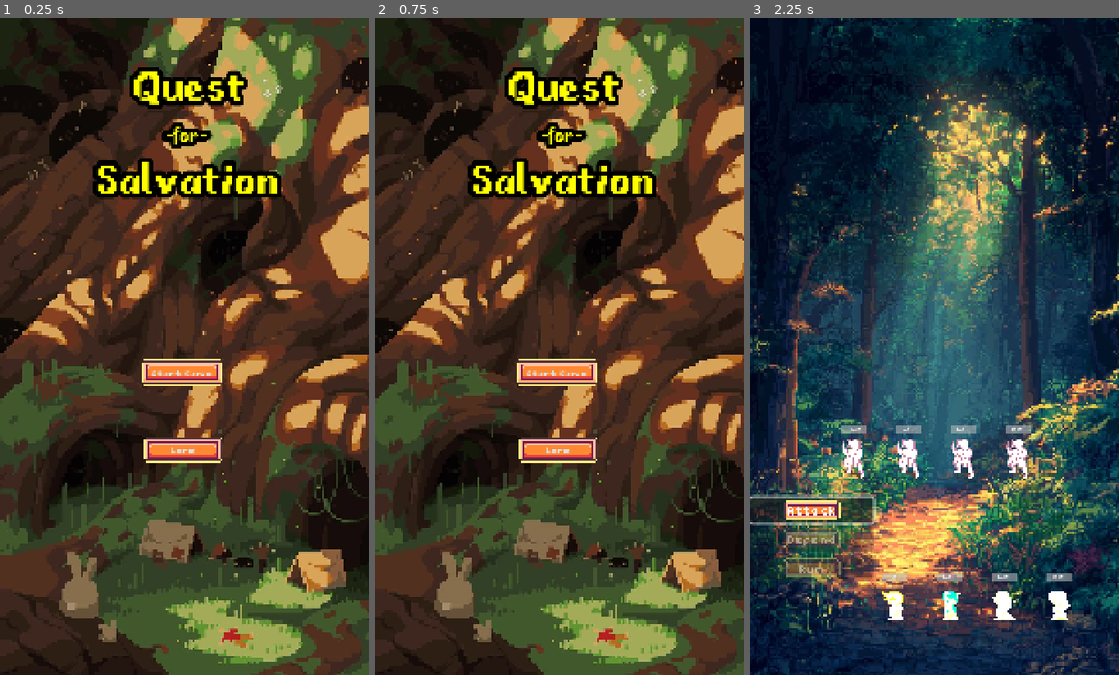
Above: before the commit, frames 1-3 (left to right).
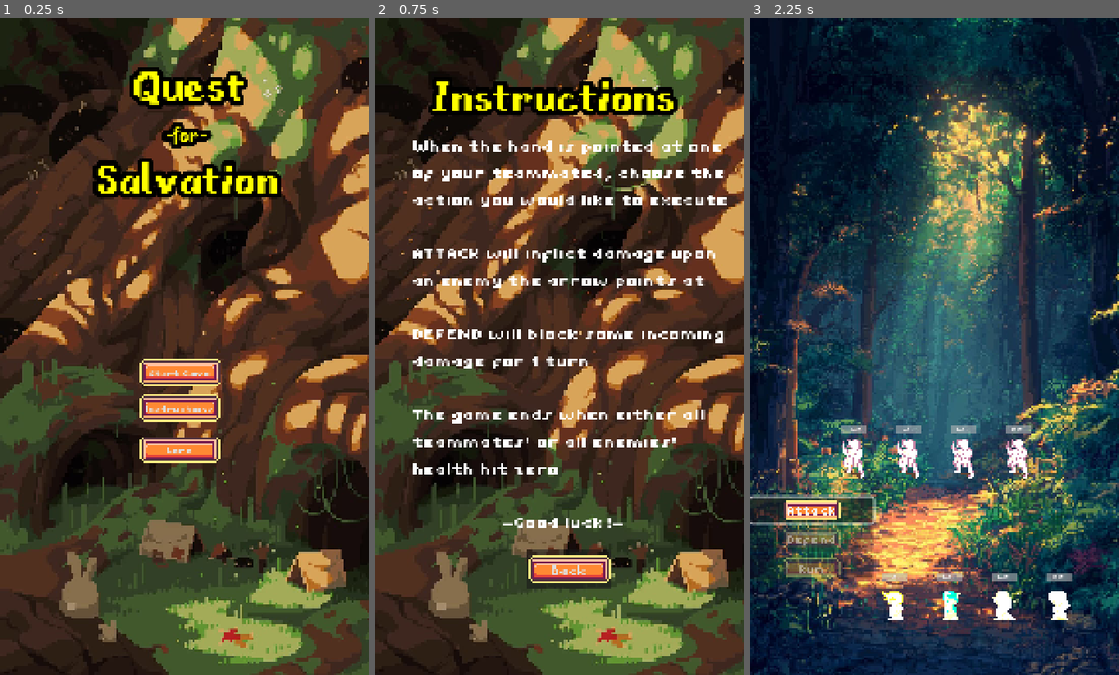
Above: after the commit, the same moments.

Repository: teachermanjeff/rpg2025
Game: Godot game, scene res://titleScreen.tscn
The game is run twice, just before and just after one commit, with the same random seed, the same clock (stepped at 60 frames per second) and the same inputs.
Inputs (mouse positions are in pixels of both pictures, inside the frame that each line leads up to):
- Up to frame 1 (0.25 s): no input
- Up to frame 2 (0.75 s): click (555, 405) at 0.5 s, where only the run after the commit has a clickable "Instructions"
- Up to frame 3 (2.25 s): click (941, 569) at 1.25 s, where only the run after the commit has a clickable "Back"; click "Start Game" at 2 s

The runs differ from the first frame. In frame 1, 1.4% of the frame differs, in the area x 37-61%, y 51-68%; in frame 2, 27%, in the area x 0-100%, y 0-100%; in frame 3, nothing differs.

Commit message:
finished instructions page

Diff:
--- a/rpg-test/instructionsPage.tscn
+++ b/rpg-test/instructionsPage.tscn
@@ -1,6 +1,7 @@
-[gd_scene load_steps=5 format=3 uid="uid://b5v3ux6jk3bsp"]
+[gd_scene load_steps=6 format=3 uid="uid://b5v3ux6jk3bsp"]
 
 [ext_resource type="Texture2D" uid="uid://d011qkr5u6hue" path="res://menu.jpg" id="1_efgp5"]
+[ext_resource type="Script" uid="uid://dn1vl1gdqhace" path="res://instructions_page.gd" id="1_mi4dg"]
 [ext_resource type="FontFile" uid="uid://cwsaunbyxmke6" path="res://Fibberish v1.0/Fibberish v1.0/fibberish.ttf" id="2_hkpu3"]
 [ext_resource type="FontFile" uid="uid://c7dgpf7b2y7oe" path="res://RPG UI pack - Demo (by Franuka)/FantasyRPGtext (size 8).ttf" id="3_fipnp"]
 [ext_resource type="Texture2D" uid="uid://c8g3kuf1t63yf" path="res://UI assets Demo (1x).png" id="4_mi4dg"]
@@ -12,6 +13,7 @@
 anchor_bottom = 1.0
 grow_horizontal = 2
 grow_vertical = 2
+script = ExtResource("1_mi4dg")
 
 [node name="TextureRect" type="TextureRect" parent="."]
 layout_mode = 0
@@ -48,3 +50,24 @@
 icon = ExtResource("4_mi4dg")
 icon_alignment = 1
 expand_icon = true
+
+[node name="Label2" type="Label" parent="."]
+layout_mode = 0
+offset_left = 111.0
+offset_top = 331.0
+offset_right = 1059.0
+offset_bottom = 1532.0
+theme_override_fonts/font = ExtResource("3_fipnp")
+theme_override_font_sizes/font_size = 66
+text = "When the hand is pointed at one of your teammated, choose the action you would like to execute
+
+ATTACK will inflict damage upon an enemy the arrow points at
+
+DEFEND will block some incoming damage for 1 turn
+
+The game ends when either all teammates' or all enemies' health hit zero
+
+                -Good luck!-"
+autowrap_mode = 2
+
+[connection signal="pressed" from="Button" to="." method="_on_button_pressed"]
--- /dev/null
+++ b/rpg-test/instructions_page.gd
@@ -0,0 +1,5 @@
+extends Control
+
+
+func _on_button_pressed() -> void:
+	get_tree().change_scene_to_file("res://titleScreen.tscn")
--- a/rpg-test/titleScreen.tscn
+++ b/rpg-test/titleScreen.tscn
@@ -56,9 +56,9 @@
 
 [node name="MenuButton" type="MenuButton" parent="."]
 layout_mode = 0
-offset_left = 408.0
+offset_left = 403.0
 offset_top = 976.0
-offset_right = 655.0
+offset_right = 650.0
 offset_bottom = 1093.0
 theme_override_fonts/font = ExtResource("3_k43e0")
 theme_override_font_sizes/font_size = 36
@@ -69,13 +69,26 @@
 
 [node name="MenuButton2" type="MenuButton" parent="."]
 layout_mode = 0
-offset_left = 399.0
+offset_left = 389.0
 offset_top = 1218.0
-offset_right = 672.0
+offset_right = 662.0
 offset_bottom = 1304.0
 theme_override_fonts/font = ExtResource("3_k43e0")
 theme_override_font_sizes/font_size = 36
 text = "Lore"
+icon = ExtResource("2_tic01")
+icon_alignment = 1
+expand_icon = true
+
+[node name="MenuButton3" type="MenuButton" parent="."]
+layout_mode = 0
+offset_left = 390.0
+offset_top = 1095.0
+offset_right = 662.0
+offset_bottom = 1182.0
+theme_override_fonts/font = ExtResource("3_k43e0")
+theme_override_font_sizes/font_size = 36
+text = "Instructions"
 icon = ExtResource("2_tic01")
 icon_alignment = 1
 expand_icon = true
@@ -93,3 +106,4 @@
 
 [connection signal="pressed" from="MenuButton" to="." method="_on_menu_button_pressed"]
 [connection signal="pressed" from="MenuButton2" to="." method="_on_menu_button_2_pressed"]
+[connection signal="pressed" from="MenuButton3" to="." method="_on_menu_button_3_pressed"]
--- a/rpg-test/title_screen.gd
+++ b/rpg-test/title_screen.gd
@@ -7,3 +7,7 @@
 
 func _on_menu_button_2_pressed() -> void:
 	get_tree().change_scene_to_file("res://lorePage.tscn")
+
+
+func _on_menu_button_3_pressed() -> void:
+	get_tree().change_scene_to_file("res://instructionsPage.tscn")
Not shown, added: rpg-test/instructions_page.gd.uid
